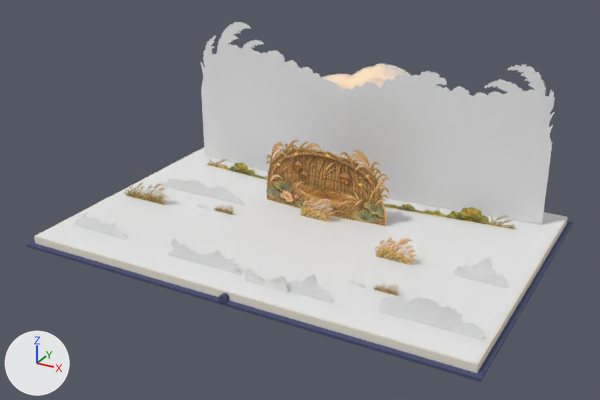
A saved change to the glTF model live/s05/exit.glb.
Camera for both pictures: a camera (50 mm lens) standing at (1.61, -3.0, 1.62) and looking at (-0.01, -0.05, 0.14). Every picture has the same lights, and +X, +Y and +Z are marked at lower left. The first picture is the older version. Both versions are drawn at frame 0 of the action 'Scene'; the numbers are the values there. Vertices at exactly the same position are counted once.

Script lines for the objects in view, before the commit:
```python
me_backdrop1 = bpy.data.meshes.new('backdrop1')
me_backdrop1.from_pydata(...)  # 434 vertices, 864 faces; spans x 0.0..0.929, y 0.0..0.004, z 0.002..0.723
me_backdrop1.materials.append(mat_art_kapi_backdrop_sandbank_eve_001)  # its picture is missing
me_backdrop_1 = bpy.data.meshes.new('backdrop-1')
me_backdrop_1.from_pydata(...)  # 426 vertices, 848 faces; spans x -0.93..0.0, y 0.0..0.004, z 0.001..0.767
me_backdrop_1.materials.append(mat_art_kapi_backdrop_sandbank_eve)  # its picture is missing
me_log_eve_card = bpy.data.meshes.new('log-eve-card')
me_log_eve_card.from_pydata(...)  # 408 vertices, 812 faces; spans x -0.18..0.18, y 0.0..0.004, z 0.0..0.087
me_log_eve_card.materials.append(mat_art_kapi_log_eve)  # its picture is missing
ob_backdrop1_1 = bpy.data.objects.new('backdrop1_1', me_backdrop1)
ob_backdrop1_1.parent = ob_backdrop1
ob_backdrop1_1.location = (0.0, 0.0, 0.0)
ob_backdrop_1_1 = bpy.data.objects.new('backdrop-1_1', me_backdrop_1)
ob_backdrop_1_1.parent = ob_backdrop_1
ob_backdrop_1_1.location = (0.0, 0.0, 0.0)
ob_hyacinth_eve = bpy.data.objects.new('hyacinth-eve', None)
ob_hyacinth_eve.parent = ob_rleaf
ob_hyacinth_eve.location = (0.84, -0.12, 0.0)
ob_log_eve_card_1 = bpy.data.objects.new('log-eve-card_1', me_log_eve_card)
ob_log_eve_card_1.parent = ob_log_eve_card
ob_log_eve_card_1.location = (0.0, 0.0, 0.0)
ob_pebbles_eve = bpy.data.objects.new('pebbles-eve', None)
ob_pebbles_eve.parent = ob_leaf
ob_pebbles_eve.location = (-0.78, -0.5, 0.0)
ob_reed_gold = bpy.data.objects.new('reed-gold', None)
ob_reed_gold.location = (0.0, 0.08, 0.0015)
ob_river_grass_eve = bpy.data.objects.new('river-grass-eve', None)
ob_river_grass_eve.parent = ob_leaf
ob_river_grass_eve.location = (-0.82, -0.12, 0.0)
# also in view: 'reeds-right-card_1' at (0.48, -0.12, 0.06); 'hyacinth-eve-card_1' at (0.84, -0.12, 0.06); 'rleaf-page' at (0.5, 0.0, 0.0); 'river-grass-eve-card_1' at (-0.82, -0.12, 0.06); 'lilypads-eve-card_1' at (0.78, -0.52, 0.06)
```
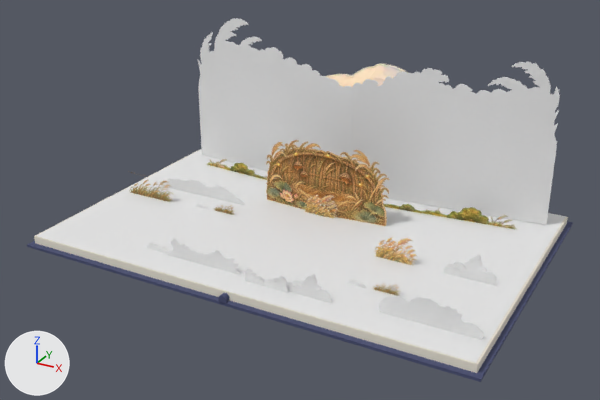
ob_pebbles_eve is not drawn itself; it is the parent of ob_pebbles_eve_card.
ob_river_grass_eve is not drawn itself; it is the parent of ob_river_grass_eve_card.
ob_reed_gold is not drawn itself; it is the parent of ob_reed_gold_1, ob_reed_gold_strut_1, ob_reed_gold_strut1, ob_reed_gold1.
ob_hyacinth_eve is not drawn itself; it is the parent of ob_hyacinth_eve_card.

Boxes (x1, y1, x2, y2) around the edits, measured in the pictures (600 x 400 px):
```json
{"object": "backdrop1_1", "change": "rescaled", "before": [351, 65, 555, 224], "after": [351, 61, 560, 225]}
{"object": "backdrop-1_1", "change": "reshaped", "before": [201, 22, 352, 171], "after": [198, 18, 353, 171]}
{"object": "hyacinth-eve-card_1", "change": "moved", "before": [453, 257, 507, 288], "after": [444, 254, 497, 286]}
{"object": "river-grass-eve-card_1", "change": "moved", "before": [123, 182, 169, 205], "after": [130, 180, 174, 202]}
{"object": "pebbles-eve-card_1", "change": "moved", "before": [74, 212, 126, 239], "after": [147, 242, 169, 254]}
{"object": "reed-gold1_1", "change": "moved", "before": [316, 199, 334, 222], "after": [320, 195, 339, 218]}
{"object": "reed-gold-1_1", "change": "moved", "before": [300, 199, 316, 219], "after": [305, 195, 321, 216]}
{"object": "reed-gold-strut1", "change": "reshaped", "before": [316, 203, 326, 209], "on screen": "not visible afterwards"}
```

The change, as JSON lines over the scene's bpy script:
```json
{"block": "me_backdrop_1", "where": "# used by ob_backdrop_1_1; parent = ob_backdrop_1; location = (0.0, 0.0, 0.0)"}
{"op": "remove", "block": "me_backdrop_1", "code": "me_backdrop_1.from_pydata(...)  # 426 vertices, 848 faces; spans x -0.93..0.0, y 0.0..0.004, z 0.001..0.767"}
{"op": "add", "block": "me_backdrop_1", "code": "me_backdrop_1.from_pydata(...)  # 426 vertices, 848 faces; spans x -0.95..0.0, y 0.0..0.004, z 0.001..0.783"}
{"block": "me_backdrop_1", "change": "me_backdrop_1 part 2: the whole mesh is multiplied about the mesh origin by the matrix ((1.022, 0.0, 0.0), (0.0, 1.0, 0.0), (0.0, 0.0, 1.022))"}
{"block": "me_backdrop1", "where": "# used by ob_backdrop1_1; parent = ob_backdrop1; location = (0.0, 0.0, 0.0)"}
{"op": "remove", "block": "me_backdrop1", "code": "me_backdrop1.from_pydata(...)  # 434 vertices, 864 faces; spans x 0.0..0.929, y 0.0..0.004, z 0.002..0.723"}
{"op": "add", "block": "me_backdrop1", "code": "me_backdrop1.from_pydata(...)  # 434 vertices, 864 faces; spans x 0.0..0.949, y 0.0..0.004, z 0.002..0.738"}
{"block": "me_backdrop1", "change": "me_backdrop1 part 1: the whole mesh is scaled about its middle by (1.02, 1, 1.02), then moved by (0.01, 0.0, 0.008)"}
{"op": "set", "path": "ob_hyacinth_eve.location", "old": "(0.84, -0.12, 0.0)", "new": "(0.8, -0.12, 0.0)"}
{"op": "set", "path": "ob_pebbles_eve.location", "old": "(-0.78, -0.5, 0.0)", "new": "(-0.44, -0.52, 0.0)"}
{"op": "set", "path": "ob_river_grass_eve.location", "old": "(-0.82, -0.12, 0.0)", "new": "(-0.82, -0.08, 0.0)"}
{"op": "set", "path": "ob_reed_gold.location", "old": "(0.0, 0.08, 0.0015)", "new": "(0.0, 0.125, 0.0015)"}
```
